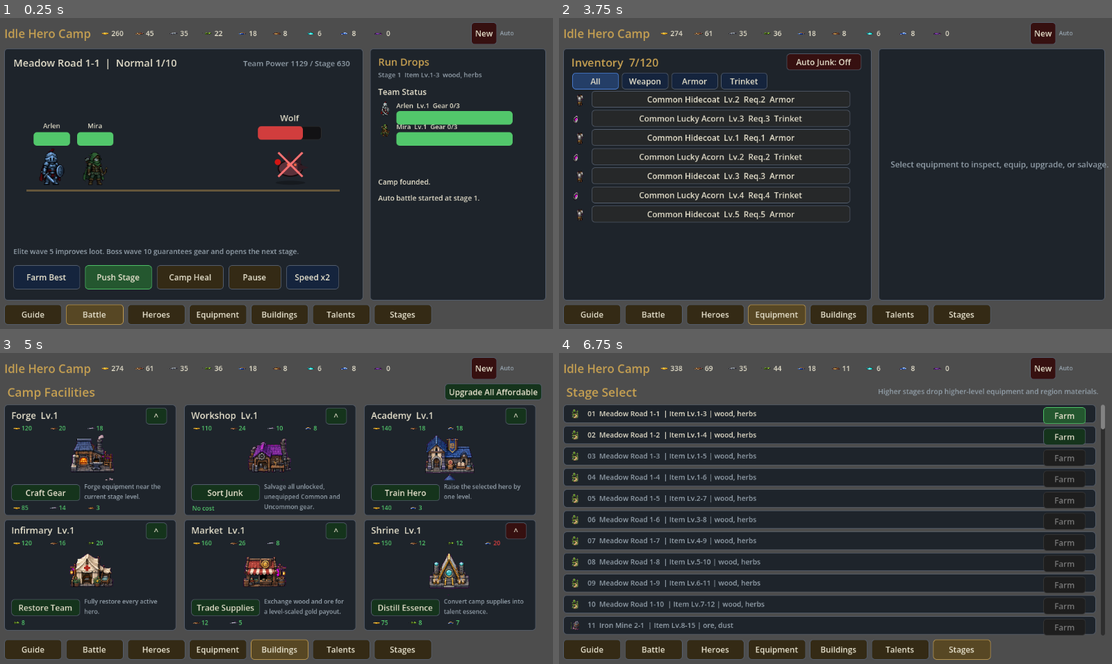
Above: before the commit, frames 1-4 (two rows, left to right).
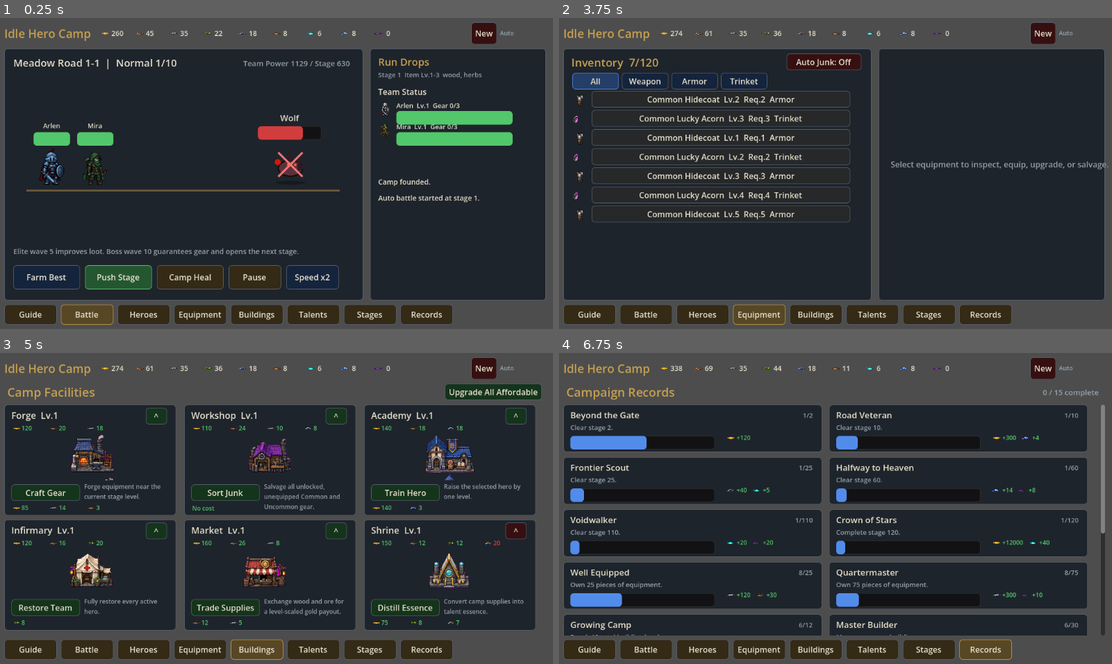
Above: after the commit, the same moments.

Repository: biiuug/Coin-Dash
Game: Godot game, scene res://Main.tscn
The game is run twice, just before and just after one commit, with the same random seed, the same clock (stepped at 60 frames per second) and the same inputs.
Inputs (mouse positions are in pixels of both pictures, inside the frame that each line leads up to):
- Up to frame 1 (0.25 s): no input
- Up to frame 2 (3.75 s): click "Guide" at 0.5 s; click "Battle" at 1.25 s; click "Heroes" at 2 s; click "Level Up" at 2.75 s; click "Equipment" at 3.5 s
- Up to frame 3 (5 s): click "Buildings" at 4.25 s
- Up to frame 4 (6.75 s): click "Talents" at 5 s; click "Stages" at 5.75 s; click (984, 648) at 6.5 s, where only the run after the commit has a clickable "Records"

The runs differ from the first frame. In frame 1, 1.8% of the frame differs, in the area x 3-82%, y 91-99%; in frame 2, 2.0%; in frame 3, 2.1%; in frame 4, 28%, in the area x 0-99%, y 11-99%.
Error before the commit: Trying to assign invalid previously freed instance. (res://Main.gd:1051)
Error after the commit: Trying to assign invalid previously freed instance. (res://Main.gd:1099)

Commit message:
Add campaign records and hero experience

Diff:
--- a/IdleGameRules.gd
+++ b/IdleGameRules.gd
@@ -3,6 +3,7 @@
 const RESOURCE_ORDER: Array[String] = ["gold", "wood", "ore", "herbs", "ink", "dust", "essence", "shards", "fragments"]
 const MAX_STAGE := 120
 const INVENTORY_CAP := 120
+const MAX_HERO_LEVEL := 100
 
 const RESOURCE_VISUALS := {
 	"gold": {"symbol": "coin", "color": Color(0.94, 0.72, 0.20)},
@@ -203,6 +204,24 @@
 	{"id": "field_medic", "name": "Field Medic", "branch": "Automation", "cost": {"essence": 8, "herbs": 60}, "text": "+8% team HP.", "effect": "hp"},
 	{"id": "class_drill", "name": "Class Drill", "branch": "Class", "cost": {"essence": 6, "shards": 8}, "text": "-10% class rank costs.", "effect": "class"},
 	{"id": "elite_doctrine", "name": "Elite Doctrine", "branch": "Class", "cost": {"essence": 12, "shards": 18, "ink": 70}, "text": "+6% rank stat scaling.", "effect": "rank_stats"},
+]
+
+const ACHIEVEMENTS := [
+	{"id": "first_push", "name": "Beyond the Gate", "text": "Clear stage 2.", "metric": "best_stage", "target": 2, "reward": {"gold": 120}},
+	{"id": "road_veteran", "name": "Road Veteran", "text": "Clear stage 10.", "metric": "best_stage", "target": 10, "reward": {"shards": 4, "gold": 300}},
+	{"id": "frontier_scout", "name": "Frontier Scout", "text": "Clear stage 25.", "metric": "best_stage", "target": 25, "reward": {"essence": 5, "ink": 40}},
+	{"id": "halfway", "name": "Halfway to Heaven", "text": "Clear stage 60.", "metric": "best_stage", "target": 60, "reward": {"fragments": 8, "shards": 14}},
+	{"id": "voidwalker", "name": "Voidwalker", "text": "Clear stage 110.", "metric": "best_stage", "target": 110, "reward": {"essence": 20, "fragments": 20}},
+	{"id": "crown_of_stars", "name": "Crown of Stars", "text": "Complete stage 120.", "metric": "best_stage", "target": 120, "reward": {"gold": 12000, "essence": 40}},
+	{"id": "well_equipped", "name": "Well Equipped", "text": "Own 25 pieces of equipment.", "metric": "inventory", "target": 25, "reward": {"ore": 120, "dust": 30}},
+	{"id": "quartermaster", "name": "Quartermaster", "text": "Own 75 pieces of equipment.", "metric": "inventory", "target": 75, "reward": {"ore": 300, "fragments": 10}},
+	{"id": "growing_camp", "name": "Growing Camp", "text": "Reach 12 total building levels.", "metric": "building_levels", "target": 12, "reward": {"wood": 160, "gold": 500}},
+	{"id": "master_builder", "name": "Master Builder", "text": "Max every camp building.", "metric": "building_levels", "target": 30, "reward": {"fragments": 18, "essence": 12}},
+	{"id": "student", "name": "Shrine Student", "text": "Unlock 5 talents.", "metric": "talents", "target": 5, "reward": {"essence": 8}},
+	{"id": "sage", "name": "Shrine Sage", "text": "Unlock every talent.", "metric": "talents", "target": 15, "reward": {"shards": 24, "essence": 20}},
+	{"id": "seasoned", "name": "Seasoned Hero", "text": "Raise a hero to level 20.", "metric": "hero_level", "target": 20, "reward": {"gold": 1600, "herbs": 120}},
+	{"id": "advanced_class", "name": "A Higher Calling", "text": "Advance a hero at rank 5.", "metric": "advanced_heroes", "target": 1, "reward": {"shards": 20, "ink": 100}},
+	{"id": "treasury", "name": "Full Treasury", "text": "Hold 10,000 gold.", "metric": "gold", "target": 10000, "reward": {"fragments": 6, "dust": 80}},
 ]
 
 const REGIONS := [
@@ -377,6 +396,14 @@
 	return {}
 
 
+func achievement_value(achievement: Dictionary, progress: Dictionary) -> int:
+	return maxi(0, int(progress.get(String(achievement.get("metric", "")), 0)))
+
+
+func achievement_complete(achievement: Dictionary, progress: Dictionary) -> bool:
+	return achievement_value(achievement, progress) >= int(achievement.get("target", 1))
+
+
 func get_stage(stage_index: int) -> Dictionary:
 	stage_index = clampi(stage_index, 1, MAX_STAGE)
 	var region_index: int = int((stage_index - 1) / 10)
@@ -472,7 +499,31 @@
 
 func hero_level_cost(hero: Dictionary) -> Dictionary:
 	var level: int = int(hero["level"])
+	if level >= MAX_HERO_LEVEL:
+		return {}
 	return {"gold": 50 + level * 32, "herbs": 2 + int(level / 4)}
+
+
+func hero_xp_to_next(level: int) -> int:
+	return 60 + clampi(level, 1, MAX_HERO_LEVEL) * 30
+
+
+func grant_hero_xp(hero: Dictionary, amount: int) -> int:
+	if int(hero.get("level", 1)) >= MAX_HERO_LEVEL:
+		hero["xp"] = 0
+		return 0
+	hero["xp"] = int(hero.get("xp", 0)) + maxi(0, amount)
+	var levels_gained := 0
+	while int(hero["level"]) < MAX_HERO_LEVEL:
+		var needed := hero_xp_to_next(int(hero["level"]))
+		if int(hero["xp"]) < needed:
+			break
+		hero["xp"] = int(hero["xp"]) - needed
+		hero["level"] = int(hero["level"]) + 1
+		levels_gained += 1
+	if int(hero["level"]) >= MAX_HERO_LEVEL:
+		hero["xp"] = 0
+	return levels_gained
 
 
 func skill_cost(hero: Dictionary) -> Dictionary:
--- a/Main.gd
+++ b/Main.gd
@@ -13,7 +13,7 @@
 const GOOD := Color(0.32, 0.78, 0.42)
 const BAD := Color(0.82, 0.24, 0.24)
 const BLUE := Color(0.32, 0.55, 0.92)
-const TAB_NAMES: Array[String] = ["Guide", "Battle", "Heroes", "Equipment", "Buildings", "Talents", "Stages"]
+const TAB_NAMES: Array[String] = ["Guide", "Battle", "Heroes", "Equipment", "Buildings", "Talents", "Stages", "Records"]
 const CLASS_ATLAS_ORDER: Array[String] = ["warrior", "ranger", "cleric", "rogue", "mage", "paladin", "druid", "artificer", "necromancer", "monk"]
 const EQUIPMENT_ATLAS_SLOTS: Array[String] = ["weapon", "armor", "trinket"]
 const EQUIPMENT_ATLAS_RARITIES: Array[String] = ["Common", "Uncommon", "Rare", "Epic", "Legendary"]
@@ -30,6 +30,7 @@
 var inventory: Array = []
 var buildings: Dictionary = {}
 var unlocked_talents: Array[String] = []
+var unlocked_achievements: Array[String] = []
 var battle_log: Array[String] = []
 
 var selected_tab: String = "Battle"
@@ -208,7 +209,7 @@
 	tab_bar.add_theme_constant_override("separation", 8)
 	root.add_child(tab_bar)
 	for tab_name in TAB_NAMES:
-		var button := _make_button(tab_name, Vector2(114, 34), selected_tab == tab_name)
+		var button := _make_button(tab_name, Vector2(104, 34), selected_tab == tab_name)
 		button.pressed.connect(_on_tab_pressed.bind(tab_name))
 		tab_bar.add_child(button)
 
@@ -241,8 +242,10 @@
 		_build_buildings_tab()
 	elif selected_tab == "Talents":
 		_build_talents_tab()
+	elif selected_tab == "Stages":
+		_build_stages_tab()
 	else:
-		_build_stages_tab()
+		_build_records_tab()
 
 
 func _refresh_resources() -> void:
@@ -869,6 +872,49 @@
 		y += 42
 
 
+func _build_records_tab() -> void:
+	var title := _make_label("Campaign Records", 24, ACCENT, HORIZONTAL_ALIGNMENT_LEFT)
+	title.position = Vector2(6, 0)
+	title.size = Vector2(320, 32)
+	content.add_child(title)
+	var summary := _make_label("%d / %d complete" % [unlocked_achievements.size(), rules.ACHIEVEMENTS.size()], 15, TEXT_MUTED, HORIZONTAL_ALIGNMENT_RIGHT)
+	summary.position = Vector2(790, 4)
+	summary.size = Vector2(270, 26)
+	content.add_child(summary)
+	var scroll := ScrollContainer.new()
+	scroll.position = Vector2(0, 42)
+	scroll.size = Vector2(1072, 458)
+	scroll.horizontal_scroll_mode = ScrollContainer.SCROLL_MODE_DISABLED
+	content.add_child(scroll)
+	var rows := int(ceil(float(rules.ACHIEVEMENTS.size()) / 2.0))
+	var record_list := Control.new()
+	record_list.custom_minimum_size = Vector2(1054, rows * 104)
+	scroll.add_child(record_list)
+	var progress := _achievement_progress()
+	for index in range(rules.ACHIEVEMENTS.size()):
+		var achievement: Dictionary = rules.ACHIEVEMENTS[index]
+		var completed := unlocked_achievements.has(String(achievement["id"]))
+		var col := index % 2
+		var row := int(index / 2)
+		var card := _panel(Vector2(col * 526, row * 104), Vector2(512, 94))
+		record_list.add_child(card)
+		var mark := _make_label("DONE" if completed else "%d/%d" % [min(rules.achievement_value(achievement, progress), int(achievement["target"])), int(achievement["target"])], 13, GOOD if completed else TEXT_MUTED, HORIZONTAL_ALIGNMENT_RIGHT)
+		mark.position = Vector2(390, 10)
+		mark.size = Vector2(104, 22)
+		card.add_child(mark)
+		var name_label := _make_label(String(achievement["name"]), 17, GOOD if completed else TEXT_MAIN, HORIZONTAL_ALIGNMENT_LEFT)
+		name_label.position = Vector2(14, 8)
+		name_label.size = Vector2(360, 24)
+		card.add_child(name_label)
+		var description := _make_label(String(achievement["text"]), 13, TEXT_MUTED, HORIZONTAL_ALIGNMENT_LEFT)
+		description.position = Vector2(14, 34)
+		description.size = Vector2(300, 22)
+		card.add_child(description)
+		var value := rules.achievement_value(achievement, progress)
+		card.add_child(_make_bar(Vector2(14, 62), Vector2(286, 10), value, int(achievement["target"]), GOOD if completed else BLUE))
+		_add_reward_row(card, achievement["reward"], Vector2(320, 52), 2)
+
+
 func _tick_battle(delta: float) -> void:
 	if battle_paused:
 		return
@@ -920,7 +966,9 @@
 		var xp_gain := 8 + stage_index
 		if unlocked_talents.has("veteran_trainers"):
 			xp_gain = int(float(xp_gain) * 1.15)
-		hero["xp"] = int(hero.get("xp", 0)) + xp_gain
+		var levels_gained: int = rules.grant_hero_xp(hero, xp_gain)
+		if levels_gained > 0:
+			_add_log("%s reached Lv.%d." % [String(hero["name"]), int(hero["level"])])
 	var stage: Dictionary = rules.get_stage(stage_index)
 	var boss_wave: bool = current_wave >= int(stage["wave_count"])
 	item_roll_counter += 1
@@ -1091,6 +1139,7 @@
 	inventory.clear()
 	buildings.clear()
 	unlocked_talents.clear()
+	unlocked_achievements.clear()
 	battle_log.clear()
 	selected_tab = "Battle"
 	selected_hero = 0
@@ -1163,6 +1212,9 @@
 
 func _on_level_hero() -> void:
 	var hero: Dictionary = heroes[selected_hero]
+	if int(hero["level"]) >= rules.MAX_HERO_LEVEL:
+		_spawn_float("Max level", ACCENT)
+		return
 	var cost: Dictionary = rules.hero_level_cost(hero)
 	if not rules.can_afford(cost, materials):
 		_spawn_float("Need resources", BAD)
@@ -1458,6 +1510,7 @@
 
 
 func _save_game(show_notice: bool) -> void:
+	_check_achievements()
 	var save_data: Dictionary = save_rules.build_snapshot(_current_save_state(), Time.get_unix_time_from_system())
 	var save_path := _save_file_path()
 	DirAccess.make_dir_recursive_absolute(save_path.get_base_dir())
@@ -1479,6 +1532,7 @@
 		"inventory": inventory,
 		"buildings": buildings,
 		"unlocked_talents": unlocked_talents,
+		"unlocked_achievements": unlocked_achievements,
 		"selected_tab": selected_tab,
 		"selected_hero": selected_hero,
 		"selected_item": selected_item,
@@ -1517,6 +1571,7 @@
 	inventory = _load_array(data.get("inventory", []))
 	buildings = _merge_default_buildings(data.get("buildings", {}))
 	unlocked_talents = _load_string_array(data.get("unlocked_talents", []))
+	unlocked_achievements = _load_string_array(data.get("unlocked_achievements", []))
 	battle_log = ["Loaded save. Battle restarted at wave 1."]
 	selected_tab = String(data.get("selected_tab", "Battle"))
 	if not TAB_NAMES.has(selected_tab):
@@ -1546,6 +1601,40 @@
 	return true
 
 
+func _achievement_progress() -> Dictionary:
+	var building_levels := 0
+	for level in buildings.values():
+		building_levels += int(level)
+	var highest_level := 1
+	var advanced_heroes := 0
+	for hero in heroes:
+		highest_level = maxi(highest_level, int(hero.get("level", 1)))
+		if not String(hero.get("advanced", "")).is_empty():
+			advanced_heroes += 1
+	return {
+		"best_stage": best_stage,
+		"inventory": inventory.size(),
+		"building_levels": building_levels,
+		"talents": unlocked_talents.size(),
+		"hero_level": highest_level,
+		"advanced_heroes": advanced_heroes,
+		"gold": int(materials.get("gold", 0)),
+	}
+
+
+func _check_achievements() -> void:
+	var progress := _achievement_progress()
+	for achievement in rules.ACHIEVEMENTS:
+		var achievement_id := String(achievement["id"])
+		if unlocked_achievements.has(achievement_id) or not rules.achievement_complete(achievement, progress):
+			continue
+		unlocked_achievements.append(achievement_id)
+		_add_materials(achievement["reward"])
+		_add_log("Record: %s" % [String(achievement["name"])])
+		if is_instance_valid(floating_layer):
+			_spawn_float("Achievement: %s" % [String(achievement["name"])], ACCENT)
+
+
 func _save_file_path() -> String:
 	var override_path := OS.get_environment("IDLE_HERO_CAMP_SAVE_PATH")
 	if not override_path.is_empty():
@@ -1798,10 +1887,34 @@
 		shown += 1
 
 
+func _add_reward_row(parent: Control, reward: Dictionary, pos: Vector2, max_items: int) -> void:
+	var row := HBoxContainer.new()
+	row.position = pos
+	row.size = Vector2(180, 28)
+	row.add_theme_constant_override("separation", 8)
+	parent.add_child(row)
+	var shown := 0
+	for resource_name in rules.RESOURCE_ORDER:
+		if not reward.has(resource_name) or shown >= max_items:
+			continue
+		var group := HBoxContainer.new()
+		group.add_theme_constant_override("separation", 3)
+		var icon := TextureRect.new()
+		icon.custom_minimum_size = Vector2(20, 20)
+		icon.expand_mode = TextureRect.EXPAND_IGNORE_SIZE
+		icon.stretch_mode = TextureRect.STRETCH_KEEP_ASPECT_CENTERED
+		icon.texture = _resource_atlas(resource_name)
+		icon.tooltip_text = String(resource_name).capitalize()
+		group.add_child(icon)
+		group.add_child(_make_label("+%d" % [int(reward[resource_name])], 12, GOOD, HORIZONTAL_ALIGNMENT_LEFT))
+		row.add_child(group)
+		shown += 1
+
+
 func _hero_tooltip(hero: Dictionary, stats: Dictionary) -> String:
 	var class_data: Dictionary = rules.get_class_data(String(hero["class_id"]))
 	var path := String(hero.get("advanced", ""))
-	return "%s\n%s%s\nHP %d  ATK %d  DEF %d\nSpeed %.2f  Crit %.1f%%\nSkill: %s Lv.%d" % [
+	return "%s\n%s%s\nHP %d  ATK %d  DEF %d\nSpeed %.2f  Crit %.1f%%\nXP %d/%d  Skill: %s Lv.%d" % [
 		String(hero["name"]),
 		String(class_data["role"]),
 		" | %s" % [path] if not path.is_empty() else "",
@@ -1810,6 +1923,8 @@
 		int(stats["def"]),
 		float(stats["speed"]),
 		float(stats["crit"]) * 100.0,
+		int(hero.get("xp", 0)),
+		rules.hero_xp_to_next(int(hero["level"])),
 		String(class_data["skill"]),
 		int(hero["skill_level"])
 	]
--- a/SaveGameRules.gd
+++ b/SaveGameRules.gd
@@ -1,12 +1,13 @@
 class_name SaveGameRules
 extends RefCounted
 
-const SAVE_VERSION := 2
+const SAVE_VERSION := 3
 const DURABLE_STATE_KEYS := [
 	"materials",
 	"inventory",
 	"buildings",
 	"unlocked_talents",
+	"unlocked_achievements",
 	"selected_tab",
 	"selected_hero",
 	"selected_item",
--- a/tests/test_idle_game_rules.gd
+++ b/tests/test_idle_game_rules.gd
@@ -26,6 +26,8 @@
 	_test_elites_and_bosses_have_distinct_rewards(rules)
 	_test_region_gear_sets_and_drop_rules(rules)
 	_test_equipment_sets_and_advancements_change_stats(rules)
+	_test_achievement_catalog_and_completion(rules)
+	_test_combat_xp_levels_and_caps_heroes(rules)
 	if failures == 0:
 		print("IDLE_RULES_TEST_PASS")
 	else:
@@ -244,6 +246,31 @@
 	_assert_true(float(set_stats["crit"]) > float(advanced["crit"]), "three-piece set raises crit")
 
 
+func _test_achievement_catalog_and_completion(rules) -> void:
+	_assert_true(rules.ACHIEVEMENTS.size() >= 15, "achievement catalog has long-term depth")
+	var ids: Array[String] = []
+	for achievement in rules.ACHIEVEMENTS:
+		var achievement_id := String(achievement["id"])
+		_assert_false(ids.has(achievement_id), "achievement IDs are unique")
+		_assert_false((achievement["reward"] as Dictionary).is_empty(), "%s has a reward" % [achievement_id])
+		ids.append(achievement_id)
+	var finale: Dictionary = rules.ACHIEVEMENTS[5]
+	_assert_false(rules.achievement_complete(finale, {"best_stage": 119}), "finale remains locked before stage 120")
+	_assert_true(rules.achievement_complete(finale, {"best_stage": 120}), "finale unlocks at stage 120")
+
+
+func _test_combat_xp_levels_and_caps_heroes(rules) -> void:
+	var hero: Dictionary = rules.create_hero(rules.HEROES[0])
+	var needed: int = rules.hero_xp_to_next(1)
+	_assert_equal(rules.grant_hero_xp(hero, needed - 1), 0, "partial XP does not level a hero")
+	_assert_equal(rules.grant_hero_xp(hero, 1), 1, "reaching the XP threshold levels a hero")
+	_assert_equal(hero["level"], 2, "XP level is applied to durable hero state")
+	hero["level"] = rules.MAX_HERO_LEVEL
+	hero["xp"] = 50
+	_assert_equal(rules.grant_hero_xp(hero, 9999), 0, "max-level hero gains no extra levels")
+	_assert_equal(hero["xp"], 0, "max-level hero does not retain useless XP")
+
+
 func _fail(message: String) -> void:
 	push_error(message)
 	failures += 1
--- a/tests/test_save_game_rules.gd
+++ b/tests/test_save_game_rules.gd
@@ -37,6 +37,7 @@
 		"inventory": [{"id": "blade", "level": 8, "required_level": 7, "locked": true}],
 		"buildings": {"forge": 4, "academy": 3},
 		"unlocked_talents": ["class_drill"],
+		"unlocked_achievements": ["road_veteran"],
 		"selected_tab": "Equipment",
 		"selected_hero": 0,
 		"selected_item": 0,
@@ -59,12 +60,13 @@
 
 func _test_snapshot_keeps_durable_progress(rules) -> void:
 	var snapshot: Dictionary = rules.build_snapshot(_sample_state(), 12345.0)
-	_assert_equal(snapshot.get("version"), 2, "save format version")
+	_assert_equal(snapshot.get("version"), 3, "save format version")
 	_assert_equal(snapshot.get("materials"), {"gold": 321, "ore": 17}, "resources")
 	_assert_equal(snapshot.get("inventory"), [{"id": "blade", "level": 8, "required_level": 7, "locked": true}], "all inventory data")
 	_assert_equal(snapshot.get("buildings"), {"forge": 4, "academy": 3}, "building levels")
 	_assert_equal(snapshot.get("stage_index"), 7, "selected stage")
 	_assert_equal(snapshot.get("best_stage"), 9, "stage push progress")
+	_assert_equal(snapshot.get("unlocked_achievements"), ["road_veteran"], "claimed achievements")
 	var hero: Dictionary = snapshot["heroes"][0]
 	_assert_equal(hero.get("level"), 9, "hero level")
 	_assert_equal(hero.get("rank"), 3, "hero class rank")
--- a/tests/test_save_lifecycle.gd
+++ b/tests/test_save_lifecycle.gd
@@ -47,6 +47,7 @@
 		"inventory": [rules.generate_equipment(7, 2)],
 		"buildings": {"forge": 4, "academy": 3},
 		"unlocked_talents": ["class_drill"],
+		"unlocked_achievements": ["first_push"],
 		"selected_tab": "Heroes",
 		"selected_hero": 0,
 		"selected_item": 0,
@@ -77,6 +78,7 @@
 	_assert_equal(game.buildings["forge"], 4, "building level auto-loads")
 	_assert_equal(game.best_stage, 8, "stage progress auto-loads")
 	_assert_equal(game.stage_index, 7, "selected stage auto-loads")
+	_assert_equal(game.unlocked_achievements, ["first_push"], "claimed achievements auto-load")
 	_assert_equal(game.current_wave, 1, "wave progress resets on load")
 	_assert_equal(game.heroes[0]["hp"], game.heroes[0]["max_hp"], "hero starts at full health")
 
Not shown, changed: README.md
